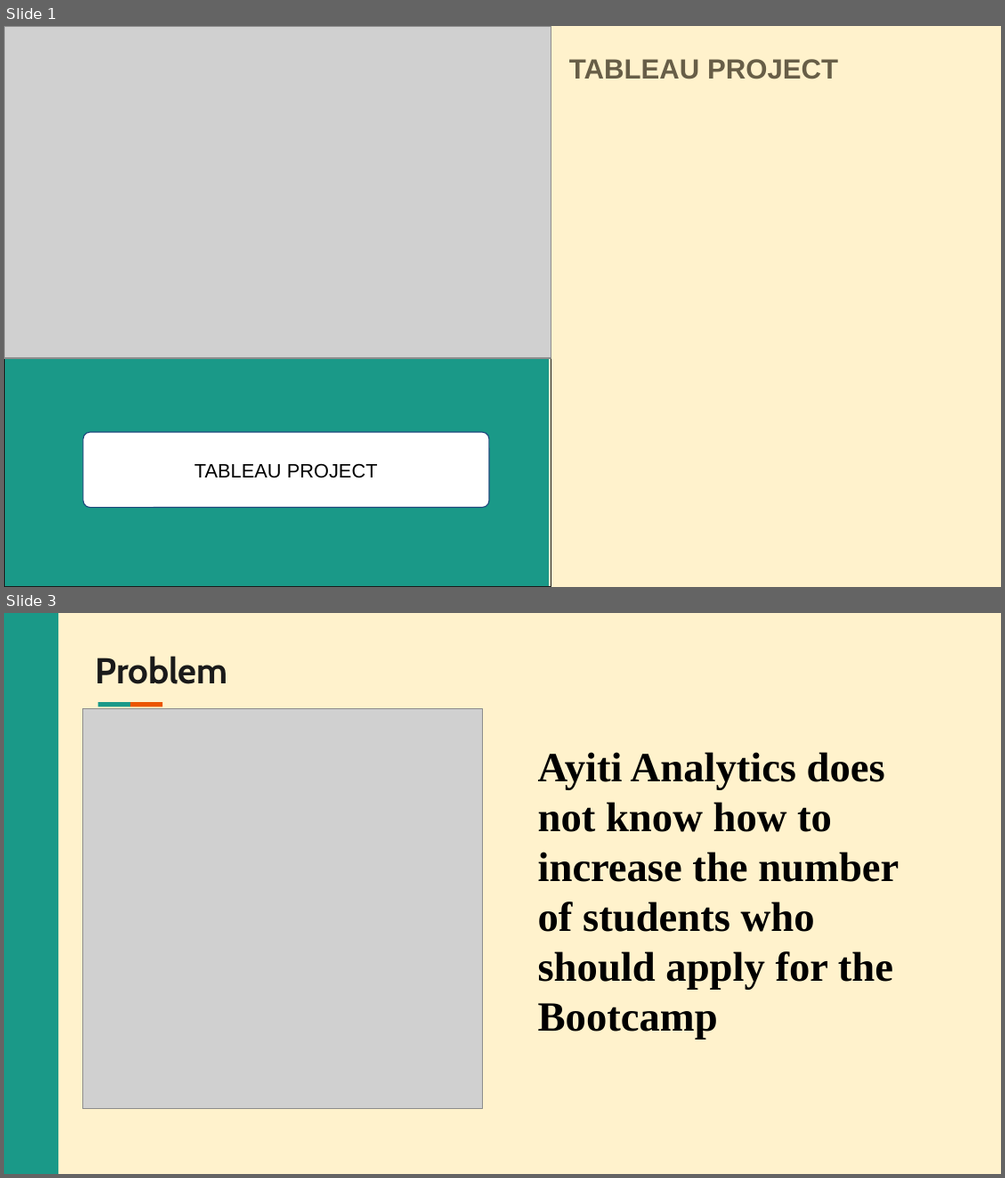
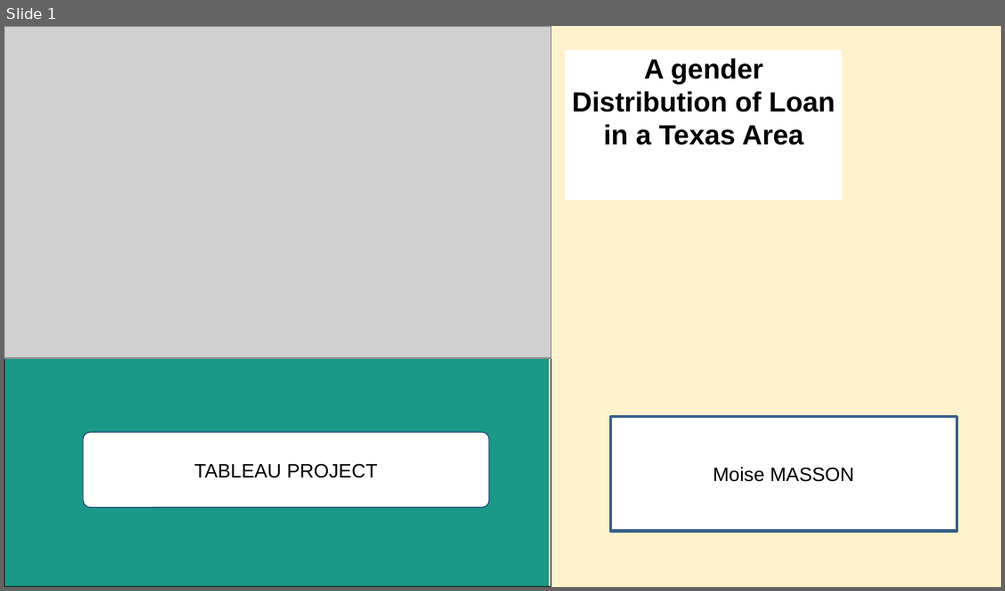
Before and after one commit to Ben-Judas/Tableau-Project, a slide deck: Project Tableau.pptx. Shown one above the other, each under a label of ours: slides 1 and 3 before the commit, slide 1 after it; the slides between them are not shown. The pictures are 1005x1178 and 1005x591 pixels, drawn with LibreOffice and Linux fonts; fonts in the diff are those of the drawing; grey boxes stand for pictures; background and template pictures are left out. Boxes give left, top, right and bottom in pixels: in the first picture for what was removed or moved away, otherwise in the second. Text is boxed around its words. In the diff, an @@ line names an element or a change of style, - is before the commit and + after.

```diff
--- a/Project Tableau.pptx
+++ b/Project Tableau.pptx
@@ slide 3 removed at <box>4,613,1001,1174</box>, background #FFF2CC @@
@@ freeform shape removed at <box>4,613,59,1173</box> @@
@@ title removed at <box>95,656,227,684</box> @@
-Problem
@@ picture removed at <box>82,709,483,1109</box> @@
@@ freeform shape removed at <box>97,702,129,706</box> @@
@@ freeform shape removed at <box>130,702,162,706</box> @@
@@ text removed at <box>538,752,898,1039</box> @@
-Ayiti Analytics does not know how to increase the number of students who should apply for the Bootcamp
@@ slide 1 changed as well @@
@@ rectangle added at <box>566,50,842,200</box>, fill #FFFFFF, 20 pt, text #000000, bold @@
+A gender Distribution of Loan in a Texas Area
@@ text removed at <box>569,59,838,79</box> @@
-TABLEAU PROJECT
@@ rectangle added at <box>611,416,957,531</box>, fill #FFFFFF, outline #3A5F8C 2 pt, 14 pt, text #000000 @@
+Moise MASSON
```
Also in this commit, not shown: 1 other slide changed, 4 slides added, 11 other slides removed.
